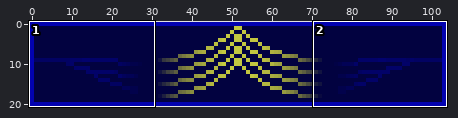
Two versions of one sprite sheet, images/up.png. The first picture is a wide view before the edit; the outline marks the close-up.
Close-up. Earlier state:
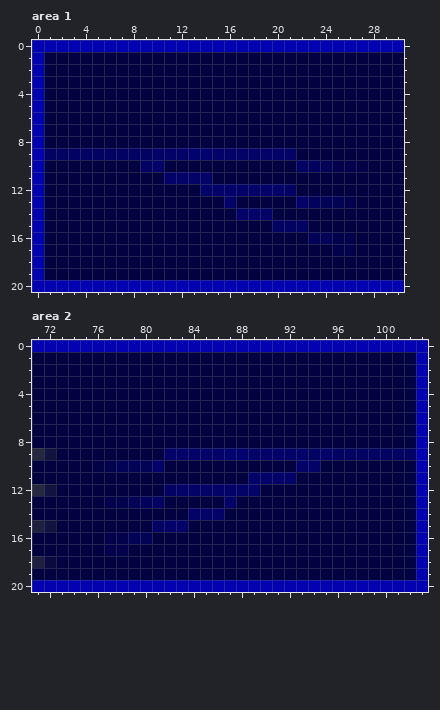
The file is 104x21 pixels. Colours within 5 levels of each other are drawn and written as one. Shown: area 1: x 0..30, y 0..20; area 2: x 71..103, y 0..20.
Now the later version:
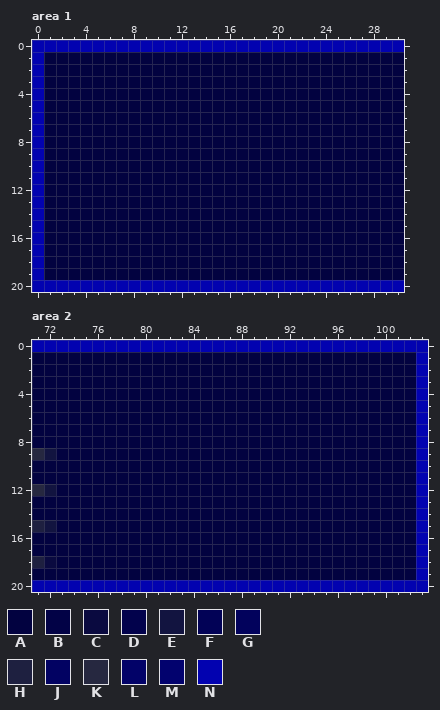
Palette (. is transparent): A #020240  B #020246  C #0a0a40  D #02024c  E #121440  F #020256  G #02025c  H #1e2040  J #020262  K #262840  L #020268  M #02026e  N #0202b0
Edits made:
--- area 1
@@ x 0..30 @@
  8 NAAAAAAAAAAAAAAAAAAAAAAAAAAAAAA
- 9 NJJJJJJJJJLLLMMLLLLLLLAAAAAAAAA
-10 NAAAAAAAAJLAAAAAAAAAAAJGFDDBAAA
-11 NAAAAAAAAAALLLLAAAAAAAAAAAAAAAA
-12 NAAAAAAAAAAAAALLLLLLLJAAAAAAAAA
-13 NAAAAAAAAAAAAAAALAAAAALGFFDAAAA
-14 NAAAAAAAAAAAAAAAALLLAAAAAAAAAAA
-15 NAAAAAAAAAAAAAAAAAAAJJJAAAAAAAA
-16 NAAAAAAAAAAAAAAAAAAAAAAFFDDAAAA
-17 NAAAAAAAAAAAAAAAAAAAAAAAADDAAAA
+ 9 NAAAAAAAAAAAAAAAAAAAAAAAAAAAAAA
+10 NAAAAAAAAAAAAAAAAAAAAAAAAAAAAAA
+11 NAAAAAAAAAAAAAAAAAAAAAAAAAAAAAA
+12 NAAAAAAAAAAAAAAAAAAAAAAAAAAAAAA
+13 NAAAAAAAAAAAAAAAAAAAAAAAAAAAAAA
+14 NAAAAAAAAAAAAAAAAAAAAAAAAAAAAAA
+15 NAAAAAAAAAAAAAAAAAAAAAAAAAAAAAA
+16 NAAAAAAAAAAAAAAAAAAAAAAAAAAAAAA
+17 NAAAAAAAAAAAAAAAAAAAAAAAAAAAAAA
 18 NAAAAAAAAAAAAAAAAAAAAAAAAAAAAAA
--- area 2
@@ x 71..103 @@
  8 AAAAAAAAAAAAAAAAAAAAAAAAAAAAAAAAN
- 9 KEAAAAAAAAALLLLLMMLLLLLJLJJJJJJJN
-10 AAAAABDFFFLAAAAAAAAAAALLAAAAAAAAN
-11 AAAAAAAAAAAAAAAAAALLLLAAAAAAAAAAN
-12 KEAAAAAAAAAJLLLLLLLAAAAAAAAAAAAAN
-13 AAAAAADDFGJAAAAALAAAAAAAAAAAAAAAN
-14 AAAAAAAAAAAAALLLAAAAAAAAAAAAAAAAN
-15 HEAAAAAAAAJLLAAAAAAAAAAAAAAAAAAAN
-16 AAAAAADDFFAAAAAAAAAAAAAAAAAAAAAAN
-17 AAAAAADDAAAAAAAAAAAAAAAAAAAAAAAAN
+ 9 KEAAAAAAAAAAAAAAAAAAAAAAAAAAAAAAN
+10 AAAAAAAAAAAAAAAAAAAAAAAAAAAAAAAAN
+11 AAAAAAAAAAAAAAAAAAAAAAAAAAAAAAAAN
+12 KEAAAAAAAAAAAAAAAAAAAAAAAAAAAAAAN
+13 AAAAAAAAAAAAAAAAAAAAAAAAAAAAAAAAN
+14 AAAAAAAAAAAAAAAAAAAAAAAAAAAAAAAAN
+15 HEAAAAAAAAAAAAAAAAAAAAAAAAAAAAAAN
+16 AAAAAAAAAAAAAAAAAAAAAAAAAAAAAAAAN
+17 AAAAAAAAAAAAAAAAAAAAAAAAAAAAAAAAN
 18 HCAAAAAAAAAAAAAAAAAAAAAAAAAAAAAAN
Changed places in both close-ups, as pixel boxes (x1, y1, x2, y2):
changed: (44, 148, 368, 256)
changed: (92, 448, 416, 556)
